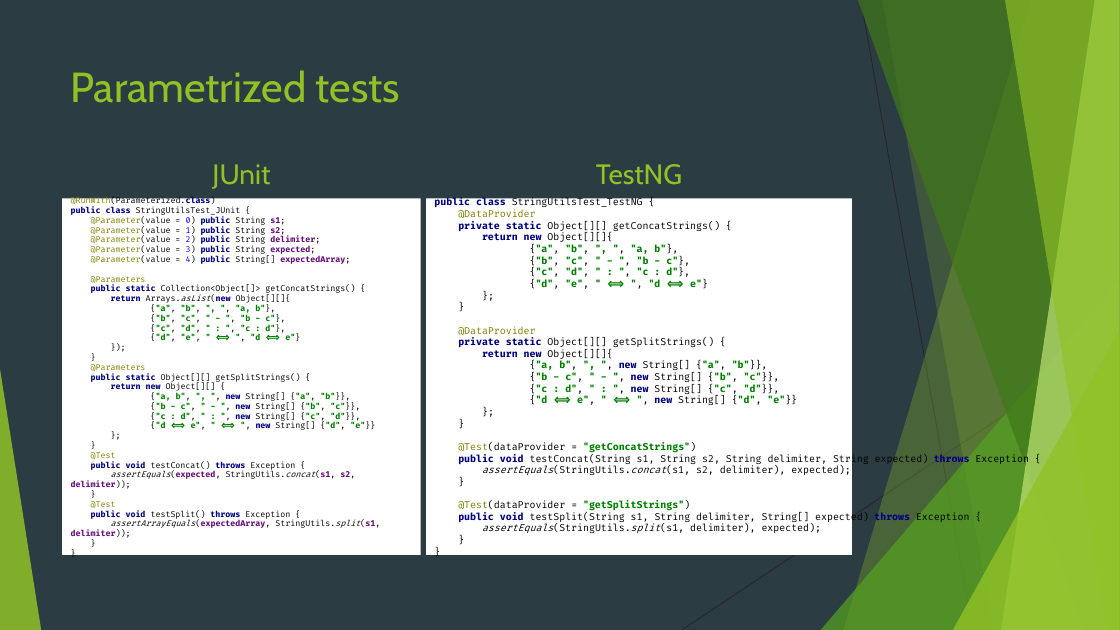
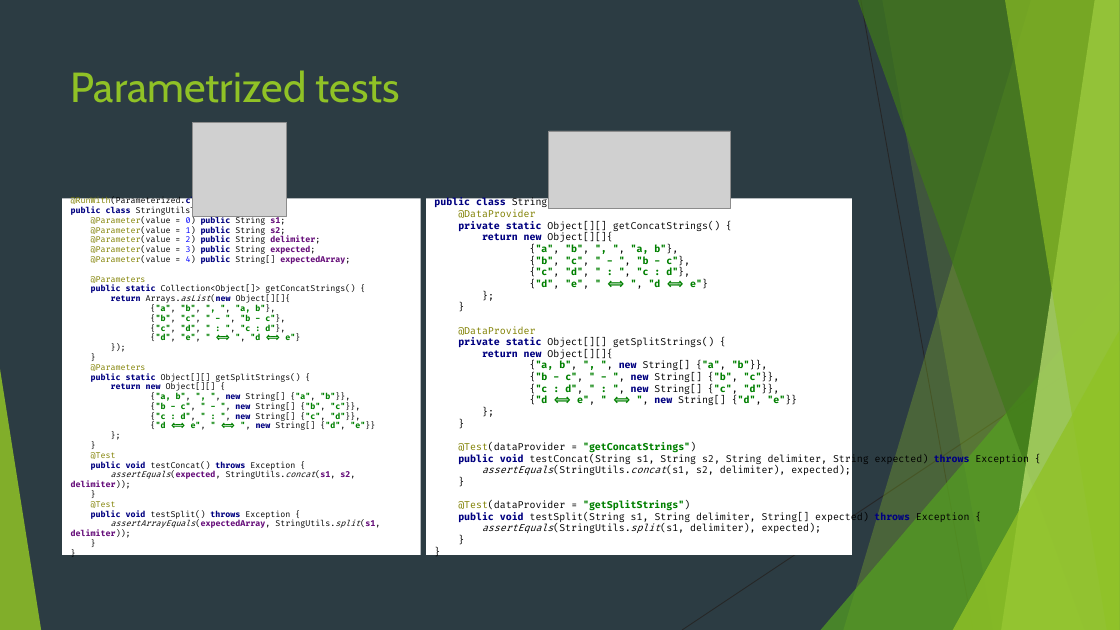
Before and after one commit to DavidShahbazyan/assesmentTestNGvsJUnit, a slide deck: slide 4 of presentation/JUnit vs TestNG.pptx. Drawn at 1120x630 pixels with LibreOffice and Linux fonts; fonts in the diff are those of the drawing; grey boxes stand for pictures. Boxes give left, top, right and bottom in pixels: in the first picture for what was removed or moved away, otherwise in the second. Text is boxed around its words. In the diff, an @@ line names an element or a change of style, - is before the commit and + after.

```diff
--- a/presentation/JUnit vs TestNG.pptx
+++ b/presentation/JUnit vs TestNG.pptx
@@ picture added at <box>192,123,287,217</box> @@
@@ picture added at <box>549,131,731,208</box> @@
@@ text removed at <box>212,164,270,189</box> @@
-JUnit
@@ text removed at <box>596,164,682,185</box> @@
-TestNG
```
Also in this commit, not shown: 5 other slides changed, 1 other file.
